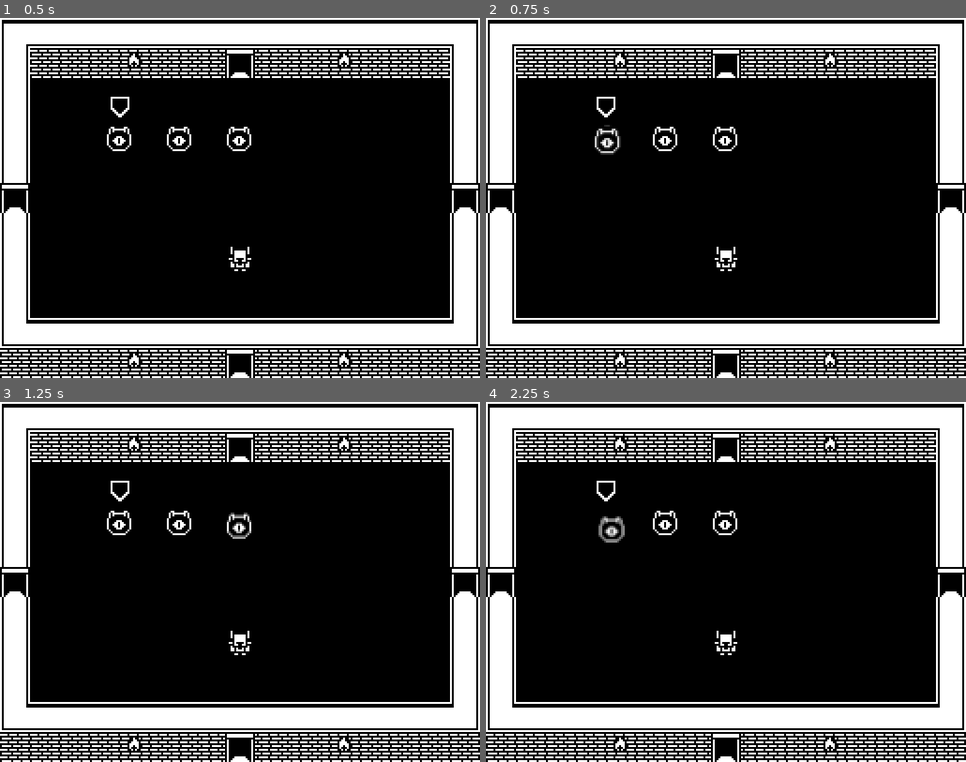
Above: before the commit, frames 1-4 (two rows, left to right).
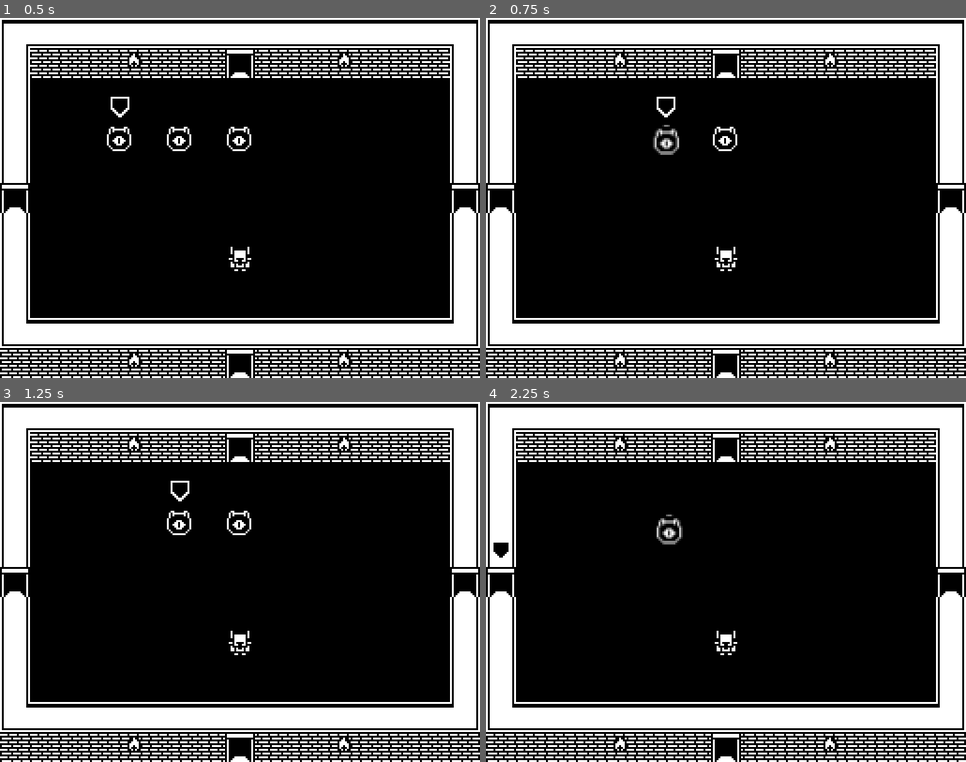
Above: after the commit, the same moments.

Repository: scytail/LiteCrawl2
Game: Godot game, scene res://scenes/game.tscn
Two runs of this game, one before a commit and one after it. Both use one fixed random seed, a clock stepped at 60 frames per second and the inputs below.
Inputs:
- Up to frame 1 (0.5 s): no input
- Up to frame 2 (0.75 s): tap Enter at 0.5 s; hold Space (action) from 0.53 s (still down)
- Up to frame 3 (1.25 s): keep holding Space (action)
- Up to frame 4 (2.25 s): release Space (action) at 1.28 s; tap Tab (change target) at 1.35 s; tap Space (action) at 2 s; hold Space (action) from 2.03 s (still down)

Frame 1 is identical in both runs. In frame 2, 0.7% of the frame differs, in the area x 22-41%, y 21-39%; in frame 3, 0.5%; in frame 4, 0.9%, in the area x 1-53%, y 21-44%.

Commit message:
fix typechecking, add buff framework
typechecking was wonky before, replaced with `is` keyword.
also updated the code to support future buffs

Diff:
--- /dev/null
+++ b/resources/targetables/buff_strength.gd
@@ -0,0 +1,8 @@
+class_name Buff_Strength
+extends Targetable
+
+var buff_amount: int
+
+func react(actor: Targetable):
+	if actor is Fightable:
+		(actor as Fightable).attack_points += buff_amount
--- a/resources/targetables/cat.gd
+++ b/resources/targetables/cat.gd
@@ -1,6 +1,2 @@
 class_name Cat
 extends Targetable
-
-
-func type():
-	return "Cat"
--- a/resources/targetables/door.gd
+++ b/resources/targetables/door.gd
@@ -1,6 +1,2 @@
 class_name Door
 extends Targetable
-
-
-func type():
-	return "Door"
--- a/resources/targetables/fightable.gd
+++ b/resources/targetables/fightable.gd
@@ -5,17 +5,13 @@
 var attack_points: int
 
 
-func type():
-	return "Fightable"
+func act(target: Targetable):
+	scene.do_attack_animation(target.scene)
+	target.react(self)
 
 
-func act(target: Targetable):
-	scene.do_attack_animation(target.scene)
-	target.act_on(self)
-
-
-func act_on(actor: Targetable):
+func react(actor: Targetable):
 	# TODO: actor should dictate how it's acting on the target, not
 	#       the other way around
-	if actor.type() == "Fightable":
+	if actor is Fightable:
 		health_points -= actor.attack_points
--- a/resources/targetables/player.gd
+++ b/resources/targetables/player.gd
@@ -1,6 +1,2 @@
 class_name Player
 extends Fightable
-
-
-func type():
-	return "Player"
--- a/resources/targetables/targetable.gd
+++ b/resources/targetables/targetable.gd
@@ -5,16 +5,11 @@
 var spawn_coords: Vector2
 
 
-## The type of targetable
-func type():
-	return "Targetable"
-
-
 ## Triggers when the targetable acts
-func act(_target: Targetable):
-	pass
+func act(target: Targetable):
+	target.react(self)
 
 
 ## Triggers when the targetable is acted on
-func act_on(_actor: Targetable):
+func react(_actor: Targetable):
 	pass
--- a/scripts/manager.gd
+++ b/scripts/manager.gd
@@ -92,11 +92,11 @@
 	# TODO: might be better to store the path and maybe the spawn coords
 	#       somehow in the targetable
 	for targetable in _level_grid.get_room(_level_grid.current_room_coords).targetables:
-		if targetable.type() == "Fightable":
+		if targetable is Fightable:
 			_instantiate_scene(targetable, enemy_scene_path, targetable.spawn_coords)
-		elif targetable.type() == "Door":
+		elif targetable is Door:
 			_instantiate_scene(targetable, door_scene_path, targetable.spawn_coords)
-		elif targetable.type() == "Cat":
+		elif targetable is Cat:
 			_instantiate_scene(targetable, cat_scene_path, targetable.spawn_coords)
 
 
@@ -155,7 +155,7 @@
 		player.scene.queue_free()
 
 	for targetable: Targetable in _level_grid.get_room(_level_grid.current_room_coords).targetables:
-		if targetable.type() == "Fightable":
+		if targetable is Fightable:
 			if targetable.health_points <= 0:
 				targetable.scene.queue_free()
 				_level_grid.get_room(_level_grid.current_room_coords).targetables.erase(targetable)
Not shown, added: resources/targetables/buff_strength.gd.uid
Not shown, added: scenes/game.tscn2576312507.tmp
